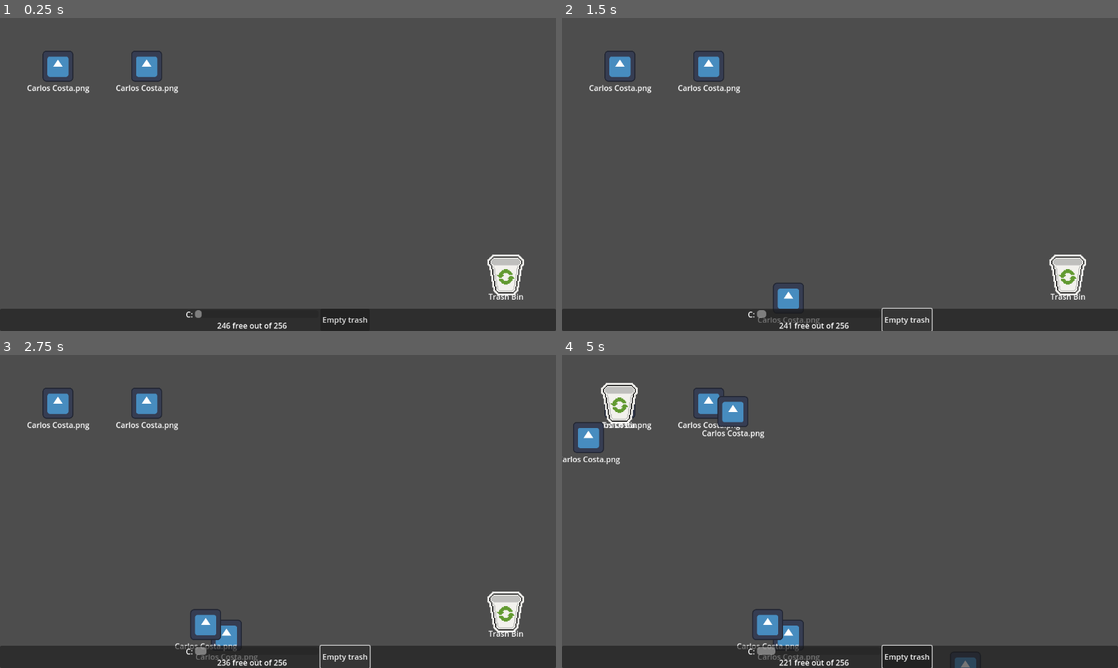
Above: before the commit, frames 1-4 (two rows, left to right).
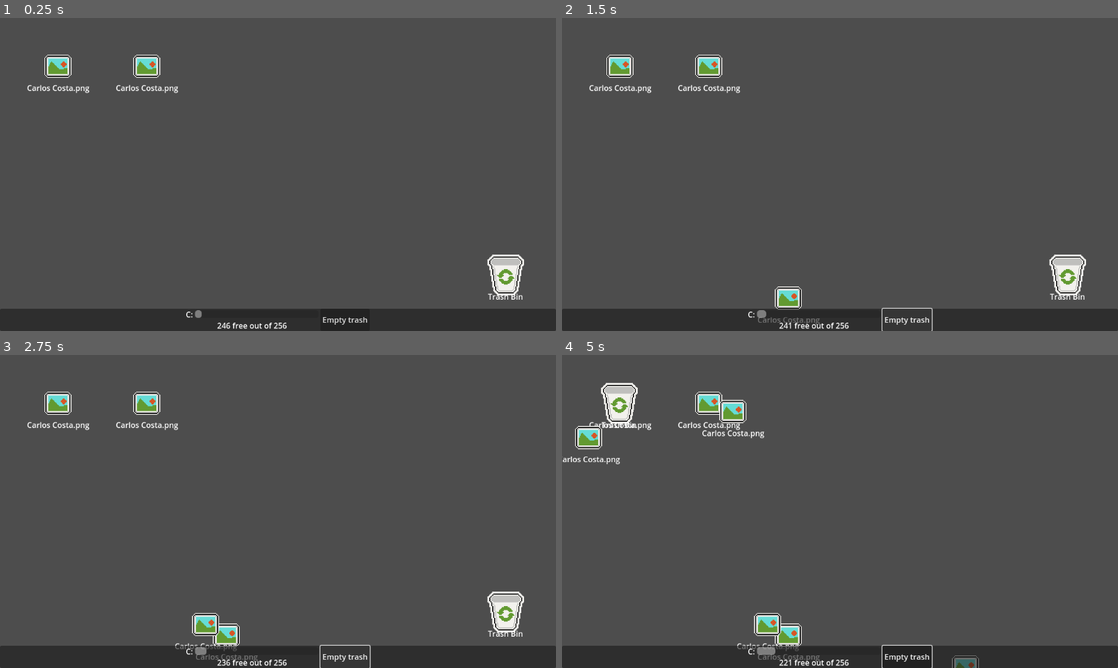
Above: after the commit, the same moments.

Repository: VileOar/ludum-dare-54
Game: Godot game, scene res://scenes/main.tscn
Two runs of this game, one before a commit and one after it. Both use one fixed random seed, a clock stepped at 60 frames per second and the inputs below. The engine's default icon, where the game draws it, is replaced by a stand-in: a white triangle on a blue panel in a dark square.
Inputs (mouse positions are in pixels of both pictures, inside the frame that each line leads up to):
- Up to frame 1 (0.25 s): no input
- Up to frame 2 (1.5 s): click "Empty trash" at 0.5 s; click "Empty trash" at 1.25 s
- Up to frame 3 (2.75 s): click "Empty trash" at 2 s
- Up to frame 4 (5 s): tap Enter at 2.75 s; drag from (1067, 611) to (617, 401) at 2.77 s; tap Space at 3.5 s; drag from (728, 527) to (617, 401) at 3.52 s; move the mouse to (895, 442) at 4.27 s; click (895, 442) at 4.42 s

The runs differ from the first frame. In frame 1, 0.9% of the frame differs, in the area x 7-95%, y 10-90%; in frame 2, 1.3%; in frame 3, 1.7%; in frame 4, 2.3%, in the area x 2-75%, y 10-100%.

Commit message:
added sprites to nodes

Diff:
--- a/scenes/files/draggable_file.tscn
+++ b/scenes/files/draggable_file.tscn
@@ -1,7 +1,71 @@
-[gd_scene load_steps=4 format=3 uid="uid://dv0gqt42k76sy"]
+[gd_scene load_steps=11 format=3 uid="uid://dv0gqt42k76sy"]
 
 [ext_resource type="Script" path="res://scripts/draggable_file.gd" id="1_6b7ij"]
-[ext_resource type="Texture2D" uid="uid://7s0b2duww7m6" path="res://icon.svg" id="2_1ykcq"]
+[ext_resource type="Texture2D" uid="uid://jvf4uwwjq7gj" path="res://assets/gfx/desktop_icons/file_icons.png" id="2_qx6t0"]
+[ext_resource type="Texture2D" uid="uid://cwajhyeq7c5dd" path="res://assets/gfx/desktop_icons/big_icons.png" id="3_2q1sg"]
+
+[sub_resource type="AtlasTexture" id="AtlasTexture_872bg"]
+atlas = ExtResource("2_qx6t0")
+region = Rect2(0, 0, 32, 32)
+
+[sub_resource type="AtlasTexture" id="AtlasTexture_uoaal"]
+atlas = ExtResource("2_qx6t0")
+region = Rect2(0, 64, 32, 32)
+
+[sub_resource type="AtlasTexture" id="AtlasTexture_abxmc"]
+atlas = ExtResource("2_qx6t0")
+region = Rect2(0, 96, 32, 32)
+
+[sub_resource type="AtlasTexture" id="AtlasTexture_cpatc"]
+atlas = ExtResource("3_2q1sg")
+region = Rect2(0, 0, 48, 48)
+
+[sub_resource type="AtlasTexture" id="AtlasTexture_p68r8"]
+atlas = ExtResource("2_qx6t0")
+region = Rect2(0, 32, 32, 32)
+
+[sub_resource type="SpriteFrames" id="SpriteFrames_hjvc7"]
+animations = [{
+"frames": [{
+"duration": 1.0,
+"texture": SubResource("AtlasTexture_872bg")
+}],
+"loop": true,
+"name": &"exe",
+"speed": 5.0
+}, {
+"frames": [{
+"duration": 1.0,
+"texture": SubResource("AtlasTexture_uoaal")
+}],
+"loop": true,
+"name": &"folder",
+"speed": 5.0
+}, {
+"frames": [{
+"duration": 1.0,
+"texture": SubResource("AtlasTexture_abxmc")
+}],
+"loop": true,
+"name": &"png",
+"speed": 5.0
+}, {
+"frames": [{
+"duration": 1.0,
+"texture": SubResource("AtlasTexture_cpatc")
+}],
+"loop": true,
+"name": &"trash_bin",
+"speed": 5.0
+}, {
+"frames": [{
+"duration": 1.0,
+"texture": SubResource("AtlasTexture_p68r8")
+}],
+"loop": true,
+"name": &"txt",
+"speed": 5.0
+}]
 
 [sub_resource type="RectangleShape2D" id="RectangleShape2D_whtvk"]
 size = Vector2(64, 64)
@@ -9,9 +73,10 @@
 [node name="DraggableFile" type="Node2D"]
 script = ExtResource("1_6b7ij")
 
-[node name="Sprite2D" type="Sprite2D" parent="."]
-scale = Vector2(0.5, 0.5)
-texture = ExtResource("2_1ykcq")
+[node name="FileIcon" type="AnimatedSprite2D" parent="."]
+scale = Vector2(2, 2)
+sprite_frames = SubResource("SpriteFrames_hjvc7")
+animation = &"png"
 
 [node name="ColorRect" type="ColorRect" parent="."]
 offset_left = -32.0
--- a/scenes/files/trash_bin.tscn
+++ b/scenes/files/trash_bin.tscn
@@ -1,12 +1,7 @@
-[gd_scene load_steps=6 format=3 uid="uid://borhx2rspskdv"]
+[gd_scene load_steps=4 format=3 uid="uid://borhx2rspskdv"]
 
 [ext_resource type="PackedScene" uid="uid://dv0gqt42k76sy" path="res://scenes/files/draggable_file.tscn" id="1_e3kgo"]
 [ext_resource type="Script" path="res://scripts/trash_bin.gd" id="2_u3sap"]
-[ext_resource type="Texture2D" uid="uid://cwajhyeq7c5dd" path="res://assets/gfx/desktop_icons/big_icons.png" id="3_qxymo"]
-
-[sub_resource type="AtlasTexture" id="AtlasTexture_xnykr"]
-atlas = ExtResource("3_qxymo")
-region = Rect2(0, 0, 48, 48)
 
 [sub_resource type="RectangleShape2D" id="RectangleShape2D_dcycp"]
 size = Vector2(96, 96)
@@ -14,11 +9,11 @@
 [node name="TrashBin" instance=ExtResource("1_e3kgo")]
 script = ExtResource("2_u3sap")
 
-[node name="Sprite2D" parent="." index="0"]
-scale = Vector2(2, 2)
-texture = SubResource("AtlasTexture_xnykr")
+[node name="FileIcon" parent="." index="0"]
+animation = &"trash_bin"
 
 [node name="Label" parent="." index="2"]
+offset_right = 64.0
 text = "Trash Bin"
 
 [node name="Area2D" type="Area2D" parent="." index="3"]
Binary file changed: assets/gfx/desktop_icons/file_icons.png
